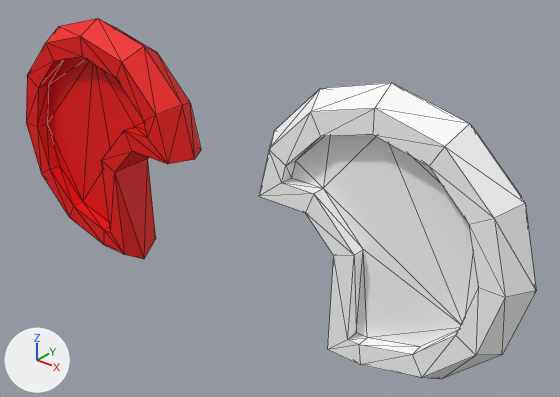
A saved change to the glTF model addons/Cubiix_Assets/Mods/CoreAssets/Assets/Mesh/Base/Ears/Mouse_Ears.gltf.
Before and after are seen from a 50 mm camera at (3.89, -4.19, 7.17) aimed at (0.36, 0.22, 4.44). Arrows for +X, +Y and +Z are at lower left; the lights stay in place. Mesh edges are drawn as thin lines. Vertices at the same position are counted once.

In view in the first picture: 'Mouse_Ears'.
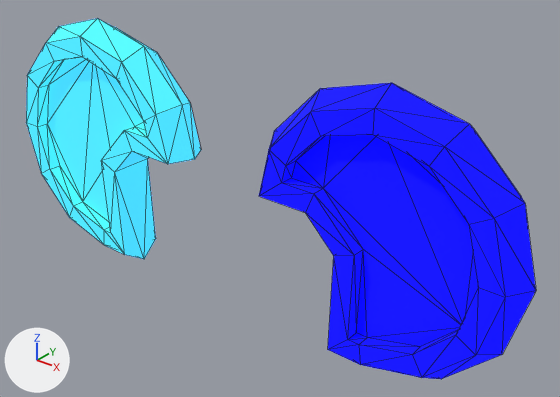
The change, as a list of edits to the scene's bpy script:
```text
Add img_shader_teststrip:
    img_shader_teststrip = load_image('Shader_TestStrip', 'Shader_TestStrip.png', 18, 2, 'sRGB')
Change mat_material:
    where n0 = _N.new('ShaderNodeBsdfPrincipled'); n0.name = 'Principled BSDF'
    n0.inputs[2].default_value: 0.61 -> 1.0  # 'Roughness'
    add n0.inputs[28].default_value = 1.0  # 'Emission Strength'
    where n2 = _N.new('ShaderNodeTexImage'); n2.name = 'Image Texture'
    n2.image: img_color_palette -> img_shader_teststrip
    add n3 = _N.new('ShaderNodeTexImage'); n3.name = 'Image Texture.001'
    add n3.image = img_shader_teststrip
    add n3.interpolation = 'Closest'
    remove _L.new(n2.outputs[0], n0.inputs[0])  # 'Color' to 'Base Color'
    add _L.new(n2.outputs[0], n0.inputs[27])  # 'Color' to 'Emission Color'
    add _L.new(n3.outputs[0], n0.inputs[0])  # 'Color' to 'Base Color'
Change me_plane_016:
    where me_plane_016.from_pydata(...)  # 178 vertices, 348 faces; spans x -2.57..2.57, y -0.19..0.2, z 3.43..5.67
    used by ob_mouse_ears; location = (0.0, 0.0, 0.0)
    me_plane_016 part 1: texture (UV) coordinates of 348 of 348 faces, centred in x -2.48..2.48, y -0.19..0.2, z 3.47..5.58, changed; they spanned u 0.25..0.75, v 0.75..0.75 and now span u 0.03..0.09, v 0.73..0.77
```

Boxes [x1, y1, x2, y2] around the edits, measured in the pictures (560 x 397 px):
'Mouse_Ears', surface changed
    both: [26, 18, 536, 379]
